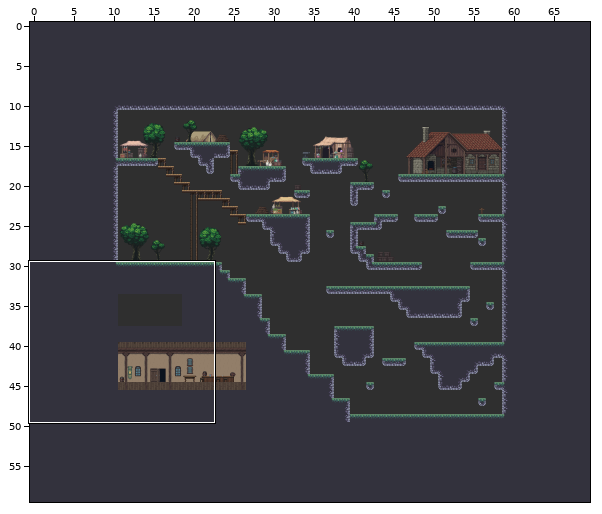
Tiled map, stored at data/maps/world5.tmx. The picture above shows the old version from afar; the outline marks the close-up.
Close-up. As it was:
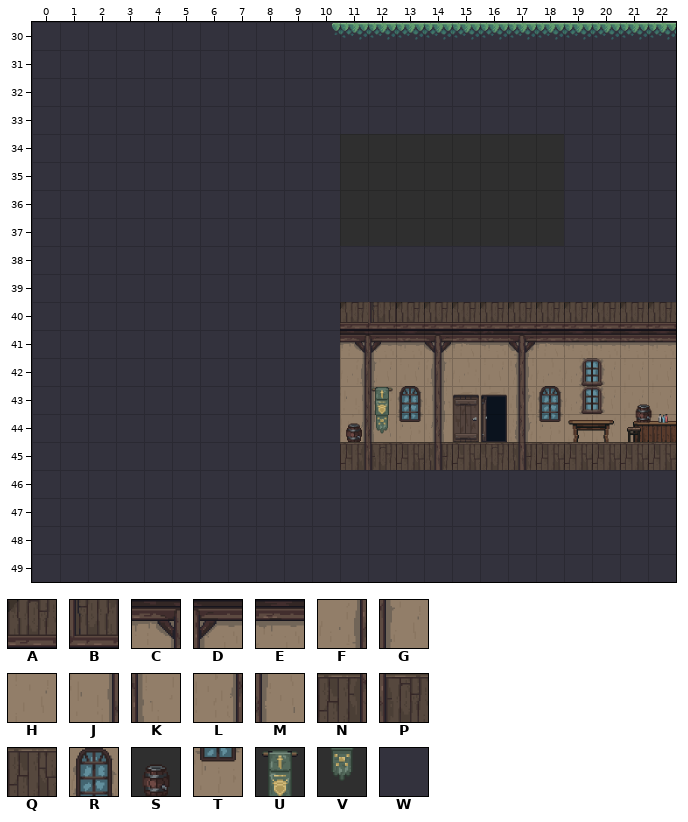
Cells are 64x64 px. Shown: x 0..22, y 30..49. The commit also changed other parts of the map, which this record leaves out.
Key: from "Tavern": A 97, B 99, C 306, D 307, E 308, F 340, G 341, H 342, J 374, K 375, L 408, M 409, N 442, P 443, Q 444, R 546, S 572, T 580, U 610, V 644; from "Terrain (64x64)": W 18.
_ is an empty cell.
Layer "Main" before, first column x 3:
37 WWWWWWWW___
38 WWWWWWWWWWW
39 WWWWWWWWWWW
40 WWWWWWWW___
41 WWWWWWWW___
42 WWWWWWWW___
43 WWWWWWWW___
44 WWWWWWWW___
45 WWWWWWWWNPQ
46 WWWWWWWWWWW
47 WWWWWWWWWWW
48 WWWWWWWWWWW
Layer "Decoration" before, first column x 3:
37 ___________
38 ___________
39 ___________
40 ________ABA
41 ________CDE
42 ________FGH
43 ________JKR
44 ________LMT
45 ___________
46 ___________
47 ___________
After the commit:
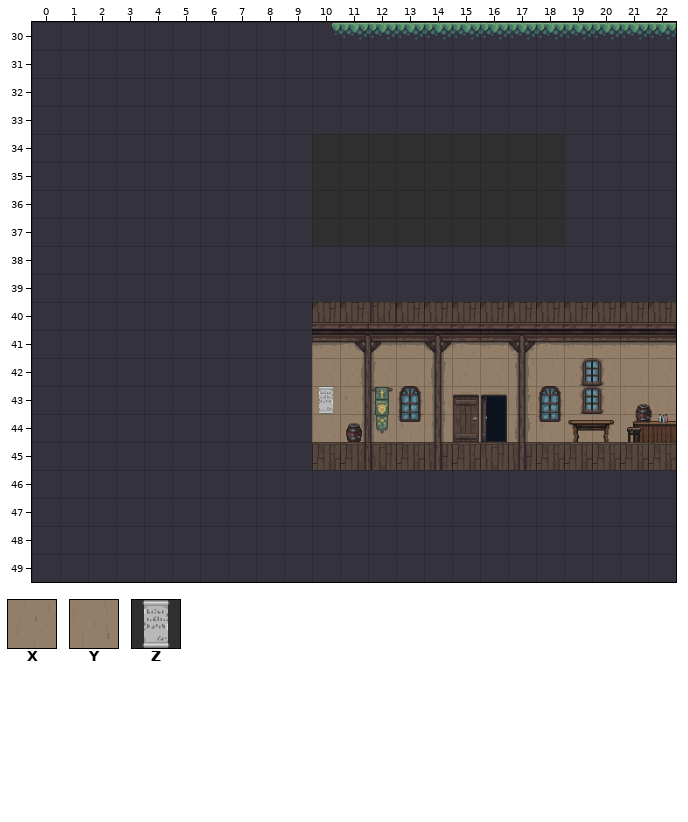
Further tiles: from "Tavern": X 376, Y 410, Z 607.
Diff:
Layer "Main":
y 40..44: x 10 W -> _
y 45: x 10 W -> Q
Layer "Decoration":
y 40: x 10 _ -> A
y 41: x 10 _ -> E
y 42: x 10 _ -> H
y 43: x 10 _ -> X
y 44: x 10 _ -> Y
Layer "Decoration FG":
y 43: x 10 _ -> Z
